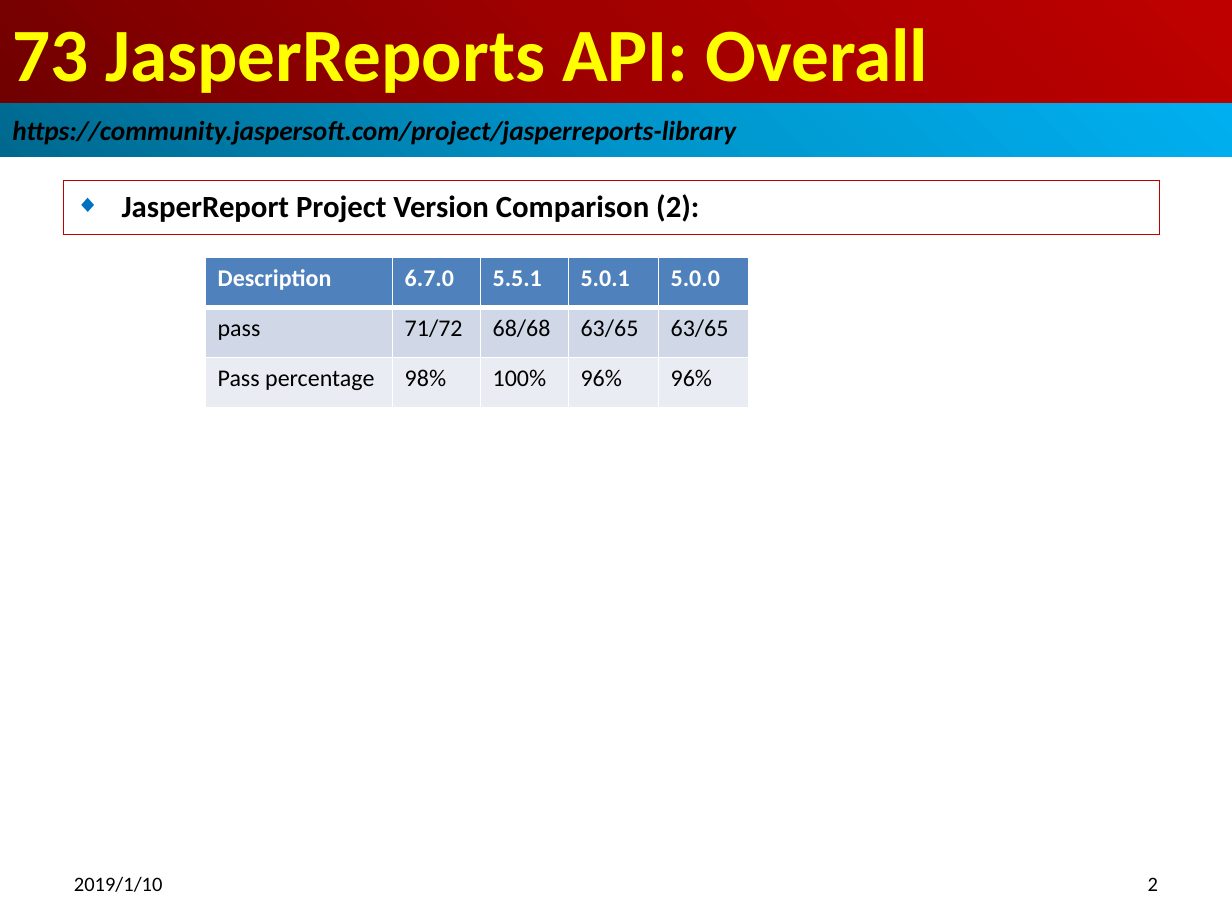
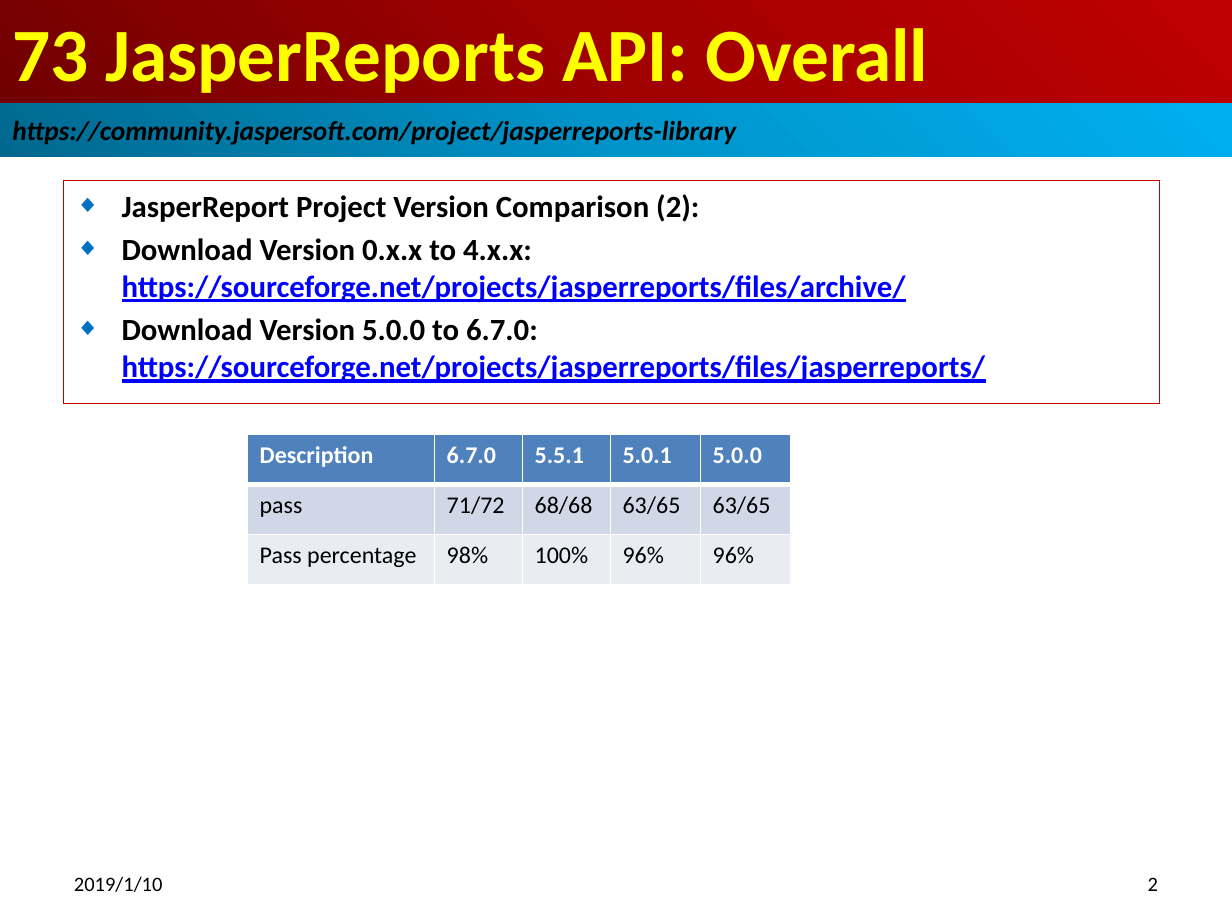
Before and after one commit to peterhchen/100-jasper-report-api-6.7.0, a slide deck: slide 2 of 15_Ch73_API_Summary.pptx. Drawn at 1232x924 pixels with LibreOffice and Linux fonts; fonts in the diff are those of the drawing. Boxes give left, top, right and bottom in pixels: in the first picture for what was removed or moved away, otherwise in the second. Text is boxed around its words. In the diff, an @@ line names an element or a change of style, - is before the commit and + after.

Commit message:
Add download sites for 0.x-4.x and 5.x-6.x

```diff
--- a/15_Ch73_API_Summary.pptx
+++ b/15_Ch73_API_Summary.pptx
@@ subtitle "JasperReport Project Version Comparison (2):": place and size @@
-subtitle "JasperReport Project Version Comparison (2):" at [63,181,1159,235]
+subtitle "JasperReport Project Version Comparison (2):" at [63,181,1159,404]
@@ subtitle at [122,238,986,383]: paragraphs added @@
+◆ Download Version 0.x.x to 4.x.x: https://sourceforge.net/projects/jasperreports/files/archive/
+◆ Download Version 5.0.0 to 6.7.0: https://sourceforge.net/projects/jasperreports/files/jasperreports/
@@ table: place and size @@
-table at [206,257,748,408]
+table at [248,435,790,585]
```
